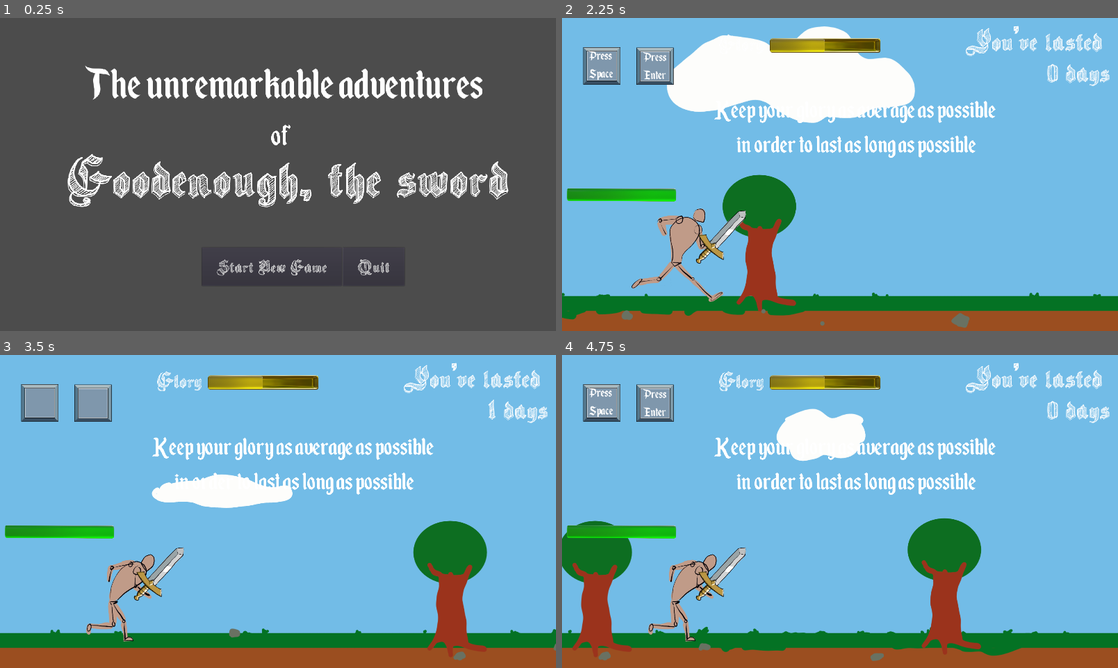
Above: before the commit, frames 1-4 (two rows, left to right).
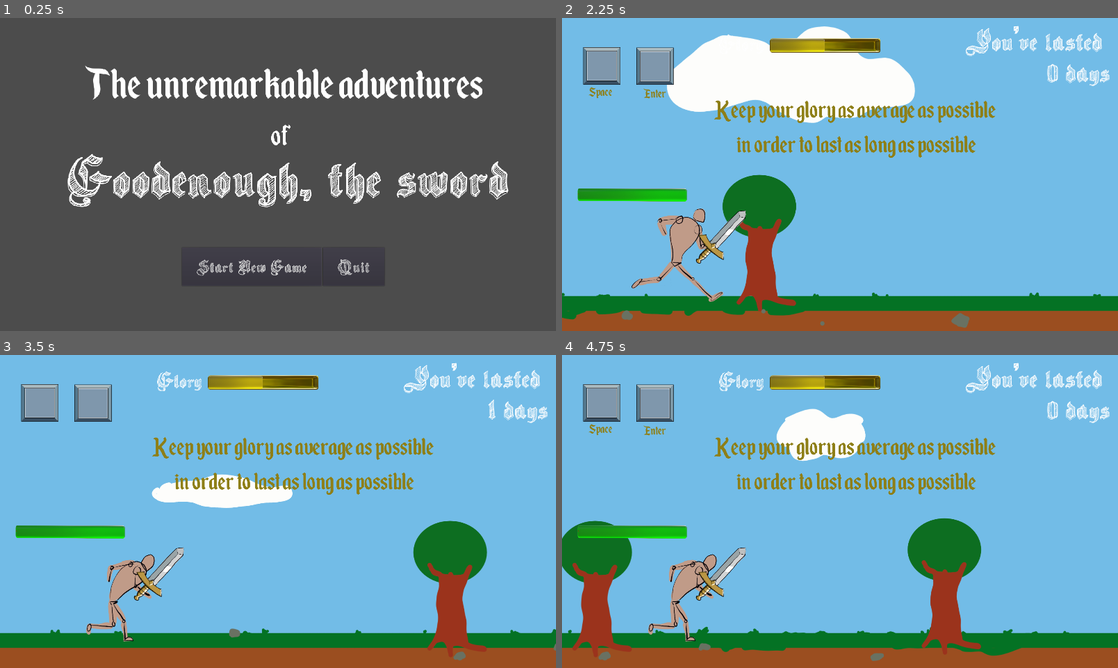
Above: after the commit, the same moments.

Repository: S-Blanco/GMTK_gamejam2023
Game: Godot game, scene res://Src/UI/StartGameScreen.tscn
Two runs of this game, one before a commit and one after it. Both use one fixed random seed, a clock stepped at 60 frames per second and the inputs below.
Inputs:
- Up to frame 1 (0.25 s): no input
- Up to frame 2 (2.25 s): click "Start New Game" at 0.5 s; tap Space at 1.25, 1.52 s; hold Right (ui_right) 1.28-2 s; hold A (test) 1.28-2 s; click "Restart" at 2 s
- Up to frame 3 (3.5 s): tap Space at 2.75, 3.02 s; hold Left (ui_left) from 2.78 s (still down); tap Enter at 2.85 s
- Up to frame 4 (4.75 s): release Left (ui_left) at 3.53 s; hold Right (ui_right) 3.53-4.25 s; hold A (test) 3.53-4.25 s; click "Restart" at 4.25 s

The runs differ from the first frame. In frame 1, 0.8% of the frame differs, in the area x 35-70%, y 77-83%; in frame 2, 2.8%, in the area x 0-78%, y 10-59%; in frame 3, 2.4%; in frame 4, 2.8%.

Commit message:
Correcting bugs

Diff:
--- a/Game/Src/TestEnemyMovement.gd
+++ b/Game/Src/TestEnemyMovement.gd
@@ -129,9 +129,9 @@
 	#		move_again(children,Bckgnd)
 	#		$Character.die()
 		# DEBUG : press left to die
-		if Input.is_action_pressed("ui_left"):
-			print('Your hero died')
-			emit_signal("hero_died")
+		#if Input.is_action_pressed("ui_left"):
+		#	print('Your hero died')
+		#	emit_signal("hero_died")
 	else:
 		pass
 
--- a/Game/Src/UI/StartGameScreen.tscn
+++ b/Game/Src/UI/StartGameScreen.tscn
@@ -66,9 +66,9 @@
 anchor_top = 1.0
 anchor_right = 0.5
 anchor_bottom = 1.0
-margin_left = -263.0
+margin_left = -332.0
 margin_top = -288.0
-margin_right = 276.0
+margin_right = 368.0
 margin_bottom = -156.0
 
 [node name="StartButton" type="Button" parent="CanvasLayer/VBoxContainer"]
--- a/Game/Src/World/world.gd
+++ b/Game/Src/World/world.gd
@@ -109,6 +109,7 @@
 		var last_child = TestEnemyMouvement.get_child(TestEnemyMouvement.get_child_count()-1)
 		print(last_child.name)
 		TestEnemyMouvement.current_game_status=TestEnemyMouvement.game_status.RUNNING
+		GlobalVariables.damage = 0
 		print("hero died, send a new one")
 	#	TestEnemyMouvement.current_game_status=TestEnemyMouvement.game_status.DROPPED
 	# need this else pass for it to work. Without it, it tries to delete it before it exists?
--- a/Game/Src/World/world.tscn
+++ b/Game/Src/World/world.tscn
@@ -125,14 +125,16 @@
 rect_rotation = 0.264847
 
 [node name="Green" parent="CanvasLayer/HealthUI" index="1"]
-margin_left = 17.9997
-margin_top = -0.083252
-margin_right = 1938.0
-margin_bottom = 399.917
+margin_left = 54.9993
+margin_top = -0.254883
+margin_right = 1975.0
+margin_bottom = 399.745
 rect_scale = Vector2( 0.2, 0.2 )
 
 [node name="Red" parent="CanvasLayer/HealthUI" index="2"]
+margin_left = 60.0
 margin_top = 0.0
+margin_right = 1980.0
 margin_bottom = 400.0
 rect_scale = Vector2( 1e-05, 0.2 )
 
@@ -145,6 +147,7 @@
 margin_top = -281.0
 margin_right = 549.0
 margin_bottom = -34.0
+custom_colors/font_color = Color( 0.556863, 0.498039, 0.0901961, 1 )
 custom_fonts/font = SubResource( 2 )
 text = "Keep your glory as average as possible
 in order to last as long as possible"
@@ -152,24 +155,24 @@
 script = ExtResource( 7 )
 
 [node name="PressSpace" type="Label" parent="CanvasLayer"]
-margin_left = 84.0
-margin_top = 101.0
-margin_right = 186.0
-margin_bottom = 246.0
+margin_left = 41.0
+margin_top = 226.0
+margin_right = 226.0
+margin_bottom = 296.0
+custom_colors/font_color = Color( 0.556863, 0.498039, 0.0901961, 1 )
 custom_fonts/font = SubResource( 3 )
-text = "Press
-Space"
+text = "Space"
 align = 1
 script = ExtResource( 8 )
 
 [node name="PressEnter" type="Label" parent="CanvasLayer"]
-margin_left = 280.0
-margin_top = 106.0
-margin_right = 361.0
-margin_bottom = 227.0
+margin_left = 256.0
+margin_top = 232.0
+margin_right = 385.0
+margin_bottom = 297.0
+custom_colors/font_color = Color( 0.556863, 0.498039, 0.0901961, 1 )
 custom_fonts/font = SubResource( 4 )
-text = "Press
-Enter"
+text = "Enter"
 align = 1
 script = ExtResource( 9 )
 
@@ -187,9 +190,6 @@
 [editable path="TestEnemyMovement"]
 [editable path="TestEnemyMovement/Background"]
 [editable path="TestEnemyMovement/Character"]
-
 [editable path="TestEnemyMovement/Character/sword"]
-[editable path="EndgameScreen"]
-
 [editable path="CanvasLayer/GloryUI"]
 [editable path="CanvasLayer/HealthUI"]
--- a/Game/global_variables.gd
+++ b/Game/global_variables.gd
@@ -2,7 +2,7 @@
 
 var distance = 0
 
-var glory = 0.000001
+var glory = 0.1
 
 var damage = 0
 
--- a/Game/project.godot
+++ b/Game/project.godot
@@ -50,6 +50,7 @@
 
 window/size/width=1920
 window/size/height=1080
+window/size/fullscreen=true
 window/stretch/mode="viewport"
 window/stretch/aspect="keep"
 
